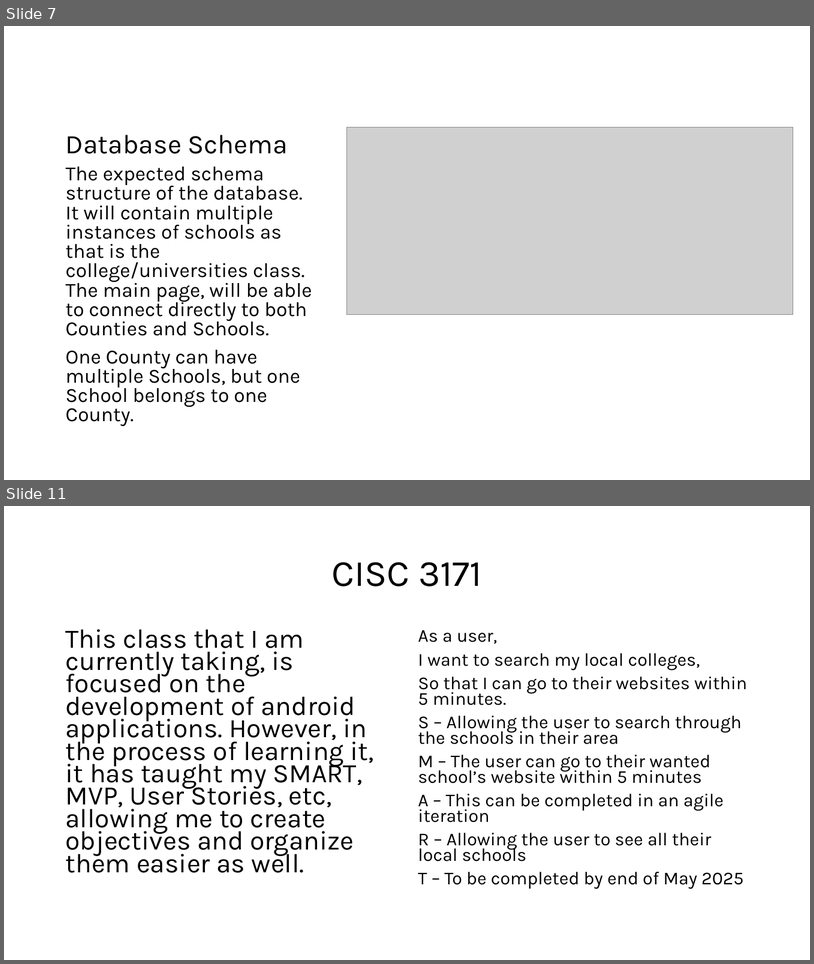
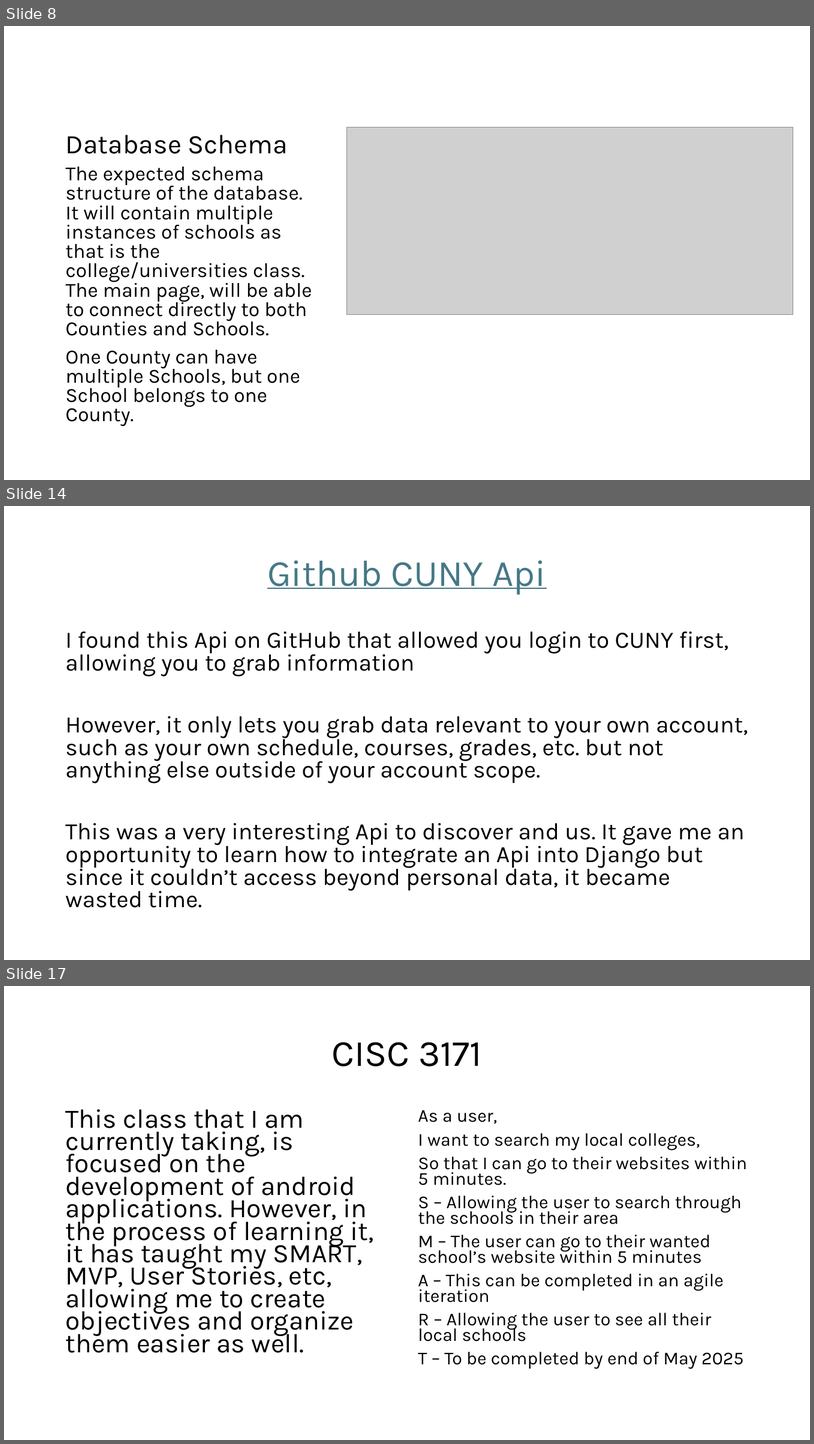
Before and after one commit to anthony2421/cisc4900-anthony2421-vc1a, a slide deck: Progress documentations/CISC 4900 - Diagram.pptx. Shown one above the other, each under a label of ours: slides 7 and 11 before the commit, slides 8, 14 and 17 after it; the slides between them are not shown. The pictures are 814x964 and 814x1444 pixels, drawn with LibreOffice and Linux fonts; fonts in the diff are those of the drawing; grey boxes stand for pictures. Boxes give left, top, right and bottom in pixels: in the first picture for what was removed or moved away, otherwise in the second. Text is boxed around its words. In the diff, an @@ line names an element or a change of style, - is before the commit and + after.

```diff
--- a/Progress documentations/CISC 4900 - Diagram.pptx
+++ b/Progress documentations/CISC 4900 - Diagram.pptx
@@ slide 14 added at <box>4,506,810,960</box>, background #FFFFFF @@
@@ title added at <box>267,560,546,595</box>, 44 pt, text #467886, underline @@
+Github CUNY Api
@@ text added at <box>65,631,749,907</box>, 28 pt, text #000000 @@
+I found this Api on GitHub that allowed you login to CUNY first, allowing you to grab information
+However, it only lets you grab data relevant to your own account, such as your own schedule, courses, grades, etc. but not anything else outside of your account scope.
+This was a very interesting Api to discover and us. It gave me an opportunity to learn how to integrate an Api into Django but since it couldn’t access beyond personal data, it became wasted time.
@@ what was slide 7 is now slide 8 @@
@@ what was slide 11 is now slide 17 @@
```
Also in this commit, not shown: 8 slides changed, 14 other slides added.
